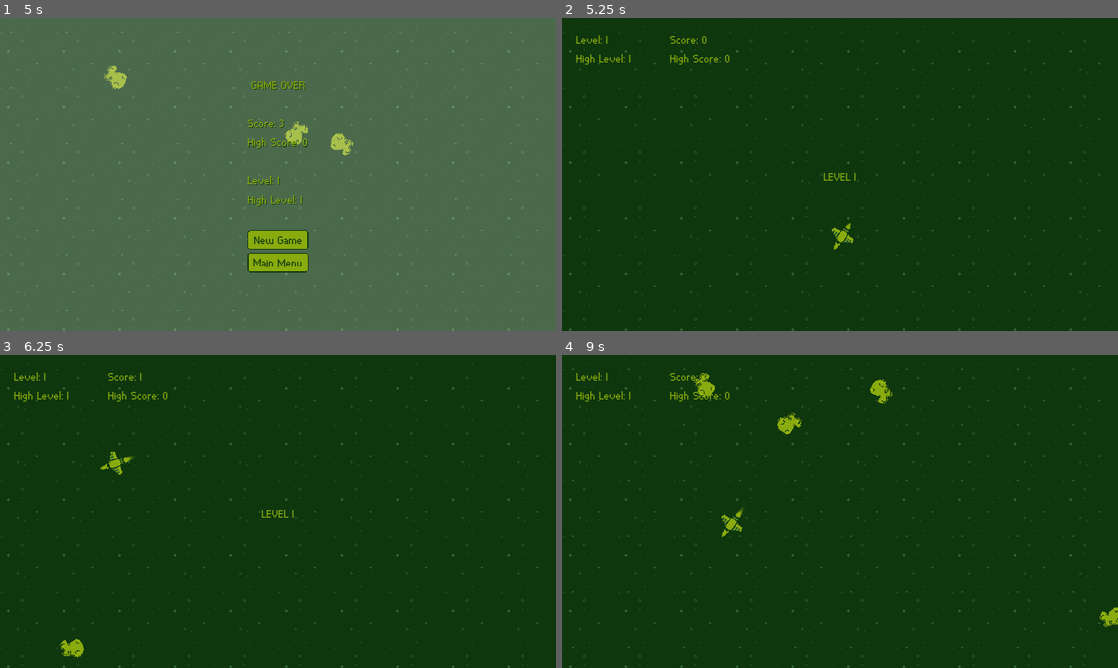
Above: before the commit, frames 1-4 (two rows, left to right).
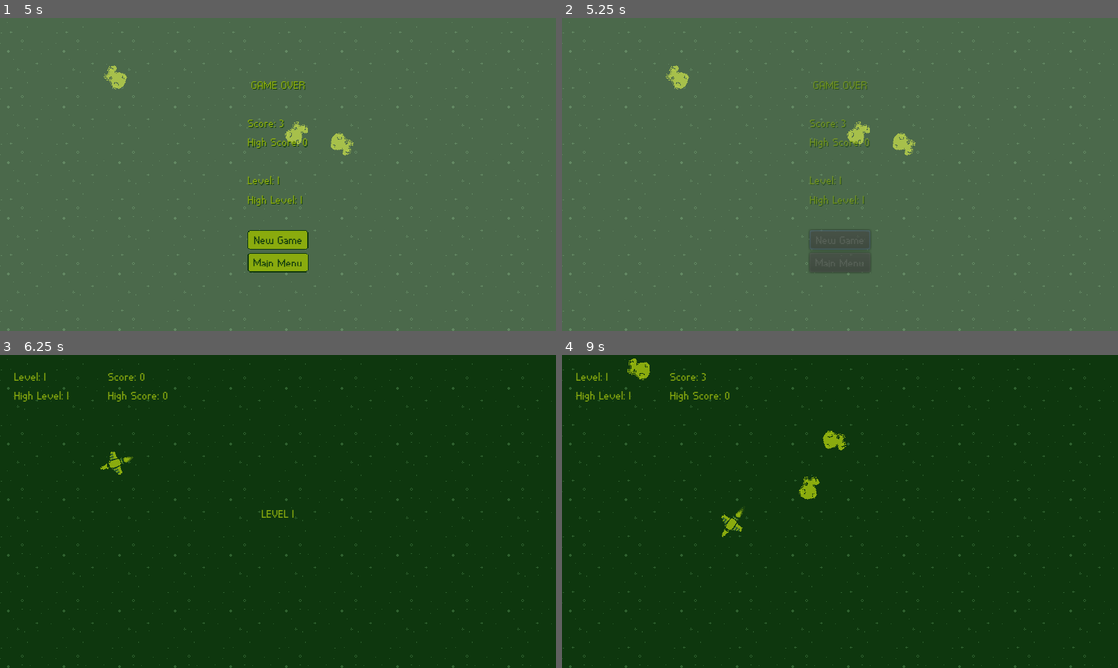
Above: after the commit, the same moments.

Repository: felipe-canever-fernandes/dodger
Game: Godot game, scene res://menus/MainMenu.tscn
The game is run twice, just before and just after one commit, with the same random seed, the same clock (stepped at 60 frames per second) and the same inputs.
Inputs (mouse positions are in pixels of both pictures, inside the frame that each line leads up to):
- Up to frame 1 (5 s): click "New Game" at 0.5 s; move the mouse to (400, 158) at 1.27 s; tap Enter at 2 s; move the mouse to (166, 190) at 2.02 s; move the mouse to (333, 105) at 2.77 s; move the mouse to (250, 237) at 3.52 s; move the mouse to (444, 221) at 4.27 s
- Up to frame 2 (5.25 s): click "New Game" at 5 s
- Up to frame 3 (6.25 s): move the mouse to (111, 464) at 5.77 s
- Up to frame 4 (9 s): move the mouse to (867, 511) at 6.52 s; move the mouse to (756, 433) at 7.27 s; move the mouse to (962, 495) at 8.02 s; move the mouse to (728, 527) at 8.77 s

Frame 1 is identical in both runs. In frame 2, 100% of the frame differs, in the area x 0-100%, y 0-100%; in frame 3, 0.2%; in frame 4, 1.1%.

Commit message:
Add transition to "New Game" button in game over screen

Diff:
--- a/hud/GameOverScreen.tscn
+++ b/hud/GameOverScreen.tscn
@@ -1,9 +1,10 @@
-[gd_scene load_steps=5 format=2]
+[gd_scene load_steps=6 format=2]
 
 [ext_resource path="res://theme.tres" type="Theme" id=1]
 [ext_resource path="res://scripts/GameOverScreen.gd" type="Script" id=2]
 [ext_resource path="res://menus/BackgroundOverlay.tscn" type="PackedScene" id=3]
 [ext_resource path="res://menus/GameButton.tscn" type="PackedScene" id=4]
+[ext_resource path="res://menus/Transition.tscn" type="PackedScene" id=5]
 
 [node name="GameOverScreen" type="Control"]
 pause_mode = 2
@@ -13,6 +14,8 @@
 __meta__ = {
 "_edit_use_anchors_": false
 }
+
+[node name="Transition" parent="." instance=ExtResource( 5 )]
 
 [node name="Background" parent="." instance=ExtResource( 3 )]
 
--- a/scripts/GameOverScreen.gd
+++ b/scripts/GameOverScreen.gd
@@ -3,6 +3,9 @@
 
 var score := 0 setget set_score
 var level := 0 setget set_level
+
+onready var _transition: Transition = $Transition
+onready var _container: Container = $CenterContainer
 
 onready var _score_label: Label = $CenterContainer/VBoxContainer/ScoreLabel
 onready var _high_score_label: Label = \
@@ -13,6 +16,8 @@
 		$CenterContainer/VBoxContainer/HighLevelLabel
 
 func _ready() -> void:
+	_transition.container = _container
+
 	_high_score_label.text = "High Score: %s" % Global.high_score
 	_high_level_label.text = "High Level: %s" % Global.high_level
 
@@ -23,6 +28,7 @@
 	_level_label.text = "Level: %s" % value
 
 func _on_NewGameButton_pressed() -> void:
+	yield(_transition.play(), "completed")
 	_create_new_game()
 
 func _on_MainMenuButton_pressed() -> void:
